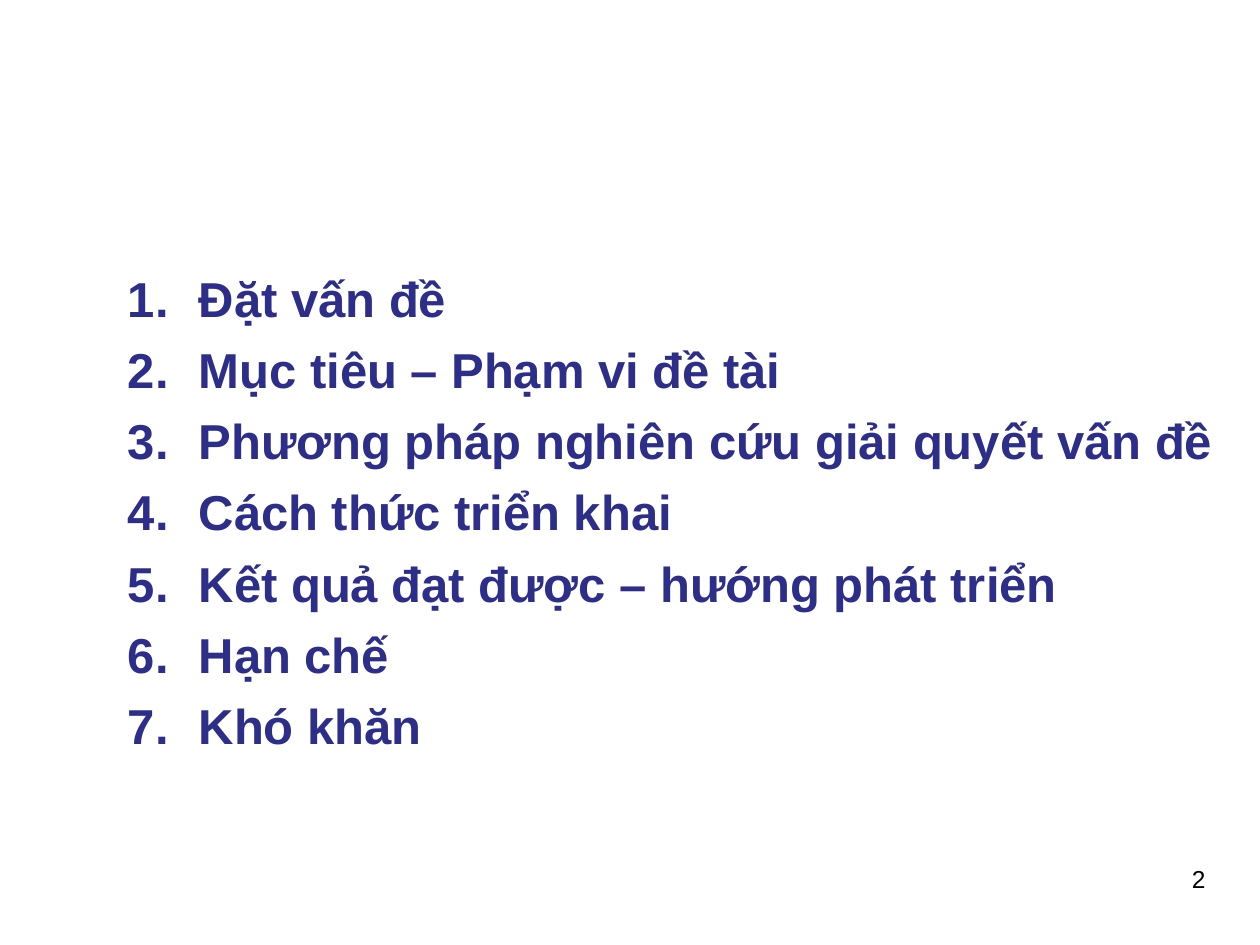
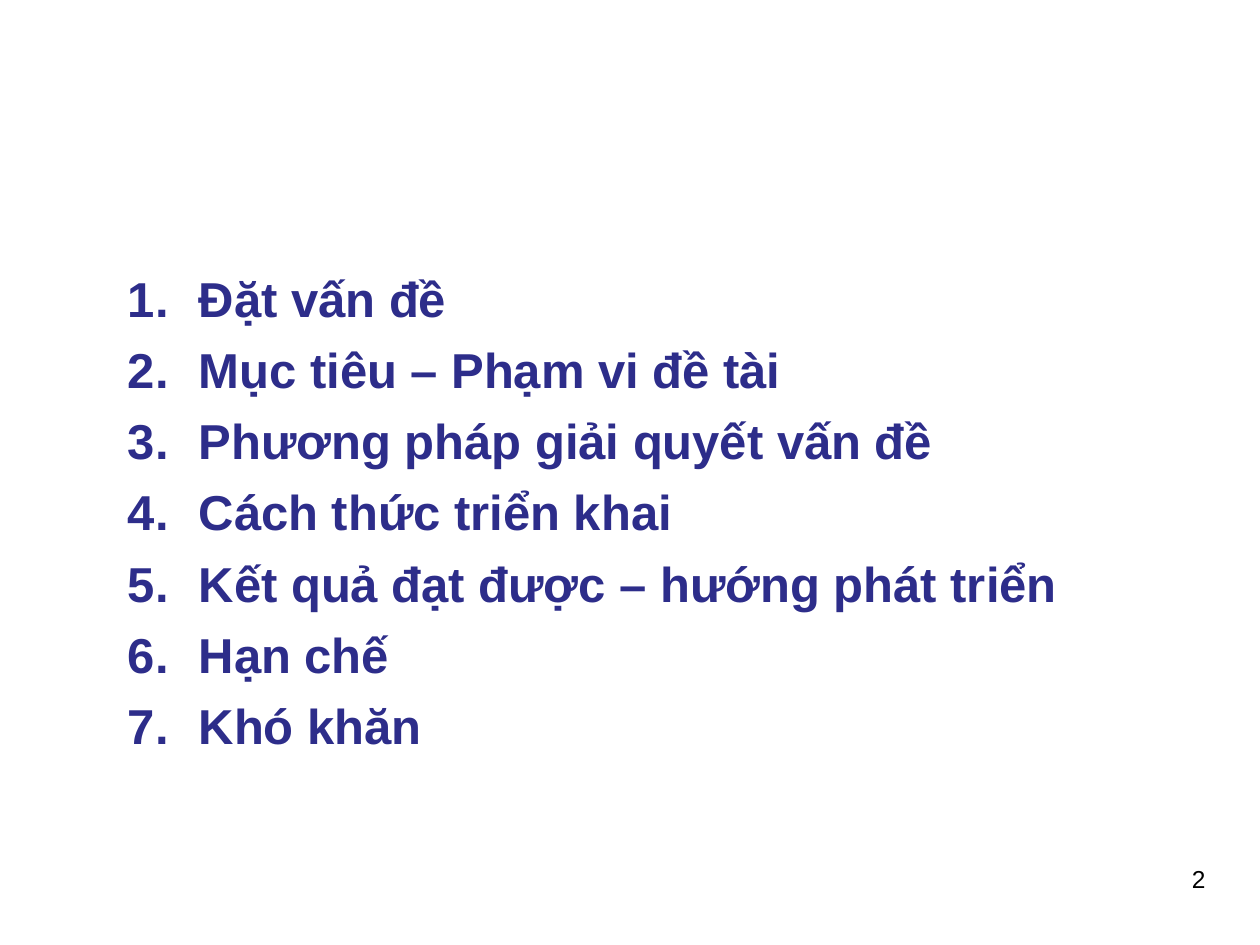
Before and after one commit to thuhuynh4393/testfrontend, a slide deck: slide 2 of Thu HUynh - SLide bao cao.ppt. Drawn at 1260x945 pixels with LibreOffice and Linux fonts; fonts in the diff are those of the drawing; background and template pictures are left out. Boxes give left, top, right and bottom in pixels: in the first picture for what was removed or moved away, otherwise in the second. Text is boxed around its words. In the diff, an @@ line names an element or a change of style, - is before the commit and + after.

```diff
--- a/Thu HUynh - SLide bao cao.ppt
+++ b/Thu HUynh - SLide bao cao.ppt
@@ text at (199,421,932,469): text changed @@
-3. Phương pháp nghiên cứu giải quyết vấn đề
+3. Phương pháp giải quyết vấn đề
```
Also in this commit, not shown: 3 other slides changed, 2 slides added, 23 slides removed.
